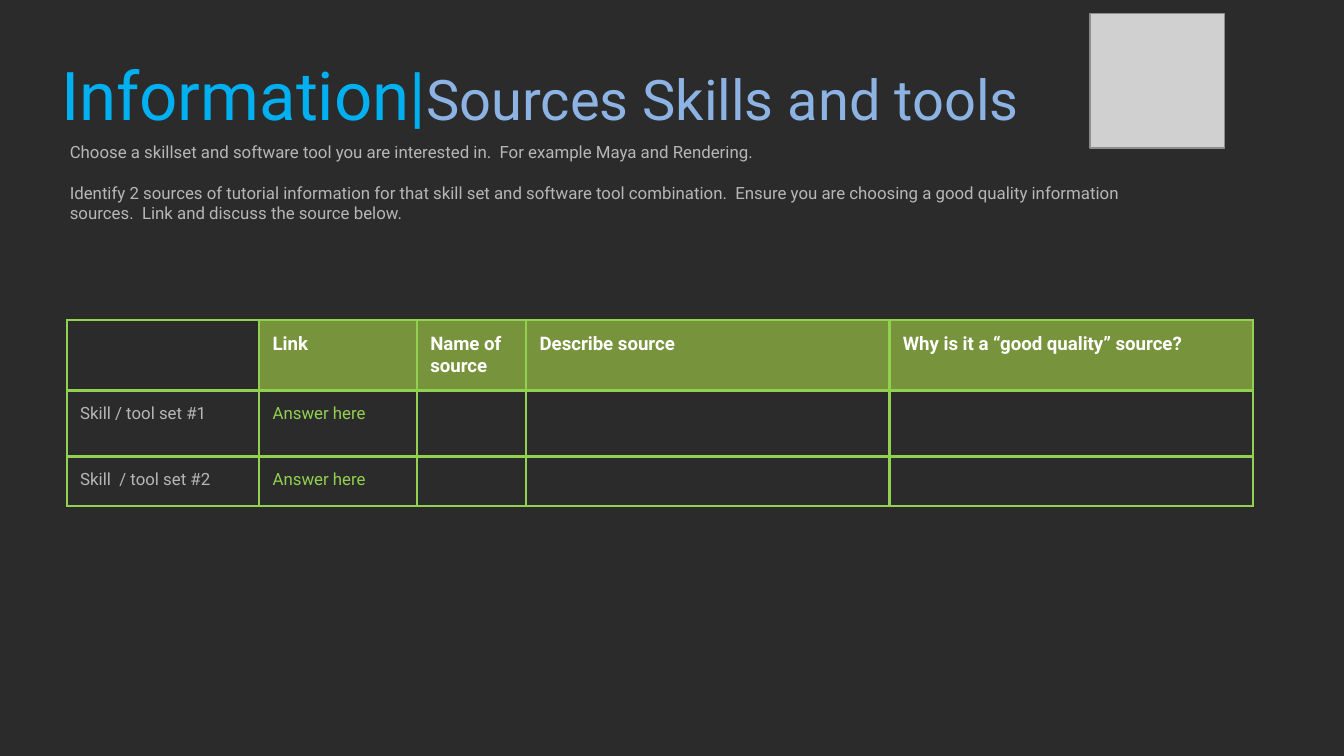
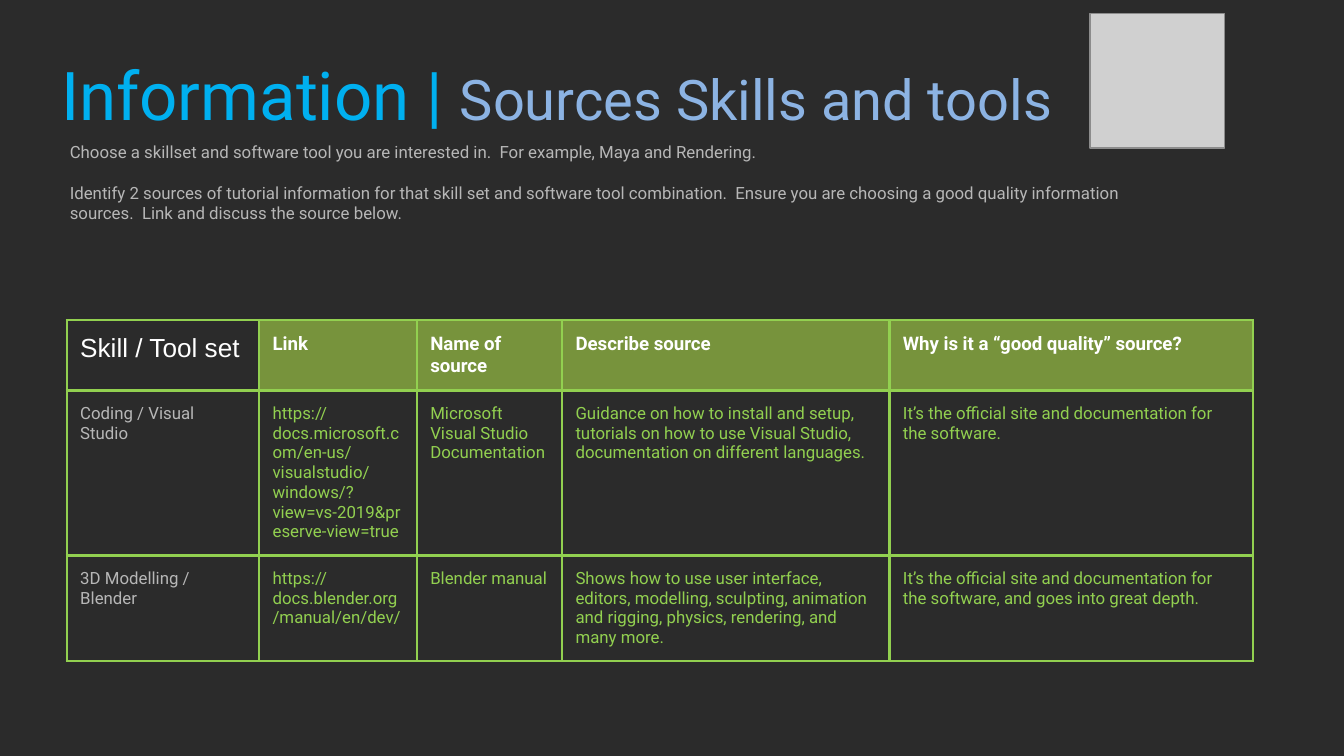
Before and after one commit to Dinoboy173/ProfStud, a slide deck: slide 27 of Class1/NOT DONE 2021_Professional_Studies_1_YourName.pptx. Drawn at 1344x756 pixels with LibreOffice and Linux fonts; fonts in the diff are those of the drawing; grey boxes stand for pictures; background and template pictures are left out; a plain dark background stands for a picture behind light text. Boxes give left, top, right and bottom in pixels: in the first picture for what was removed or moved away, otherwise in the second. Text is boxed around its words. In the diff, an @@ line names an element or a change of style, - is before the commit and + after.

```diff
--- a/Class1/NOT DONE 2021_Professional_Studies_1_YourName.pptx
+++ b/Class1/NOT DONE 2021_Professional_Studies_1_YourName.pptx
@@ title at [61, 69, 1052, 121]: spaces changed @@
-Information|Sources Skills and tools
+Information | Sources Skills and tools
@@ text at [70, 145, 756, 162]: text changed @@
-Choose a skillset and software tool you are interested in. For example Maya and Rendering.
+Choose a skillset and software tool you are interested in. For example, Maya and Rendering.
@@ table at [67, 320, 1253, 667] @@
-row 1, column 1: 
+row 1, column 1: Skill / Tool set
-row 2: Skill / tool set #1 | Answer here |  |  | 
+row 2: Coding / Visual Studio | https://docs.microsoft.com/en-us/visualstudio/windows/?view=vs-2019&preserve-view=true | Microsoft Visual Studio Documentation | Guidance on how to install and setup, tutorials on how to use Visual Studio, documentation on different languages. | It’s the official site and documentation for the software.
-row 3: Skill / tool set #2 | Answer here |  |  | 
+row 3: 3D Modelling / Blender | https://docs.blender.org/manual/en/dev/ | Blender manual | Shows how to use user interface, editors, modelling, sculpting, animation and rigging, physics, rendering, and many more. | It’s the official site and documentation for the software, and goes into great depth.
```
Also in this commit, not shown: 11 other slides changed.
